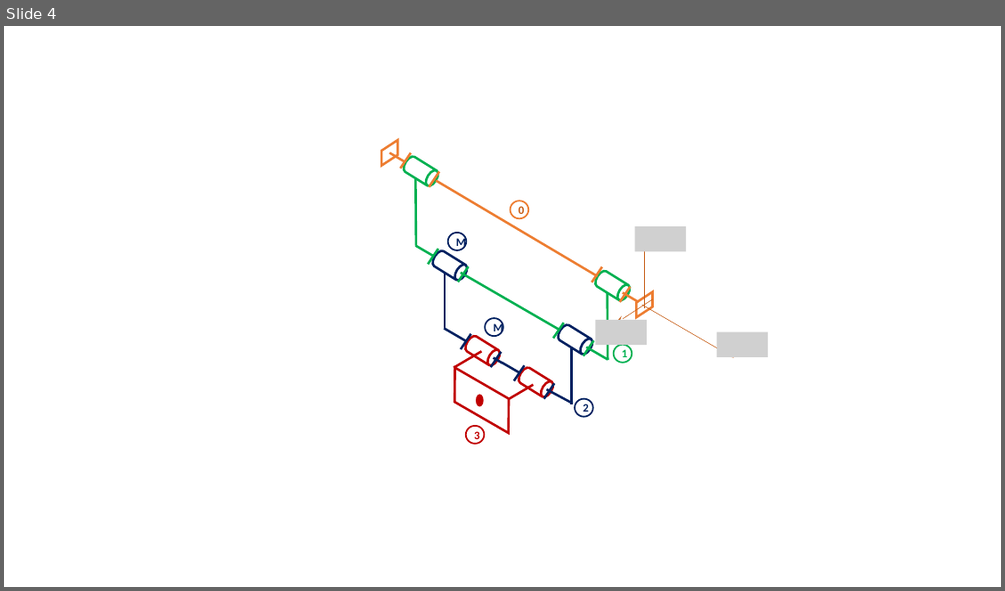
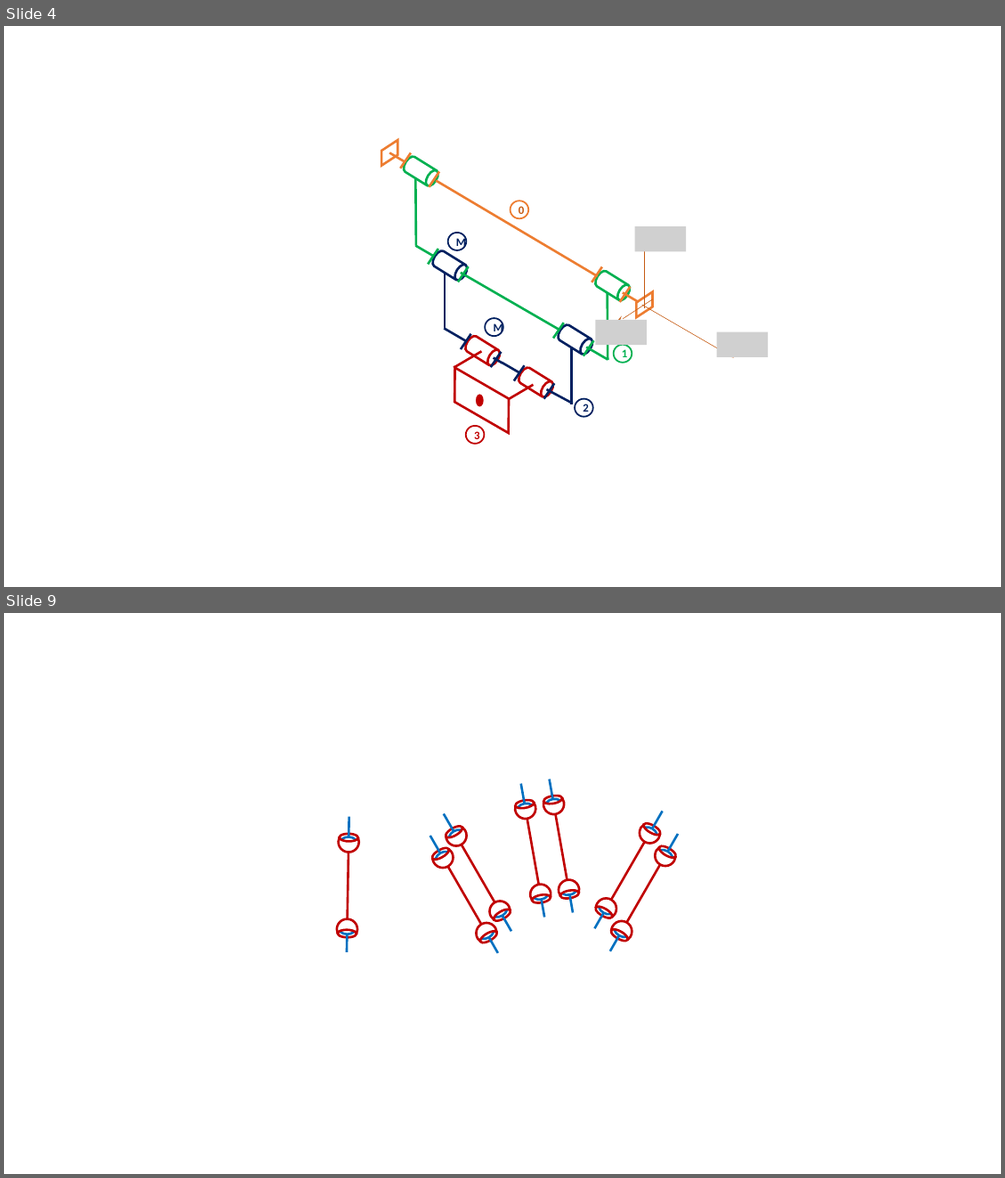
Before and after one commit to xpessoles/TP_Sujets, a slide deck: Figures.pptx. Shown one above the other, each under a label of ours: slide 4 before the commit, slides 4 and 9 after it; the slides between them are not shown. The pictures are 1005x591 and 1005x1178 pixels, drawn with LibreOffice and Linux fonts; fonts in the diff are those of the drawing; grey boxes stand for pictures; background and template pictures are left out. Boxes give left, top, right and bottom in pixels: in the first picture for what was removed or moved away, otherwise in the second. Text is boxed around its words. In the diff, an @@ line names an element or a change of style, - is before the commit and + after.

```diff
--- a/Figures.pptx
+++ b/Figures.pptx
@@ slide 9 added at [4,613,1001,1174], background #FFFFFF; not listed: 1 template element that a slide beside it also shows @@
@@ group added at [513,784,553,917]: 4 arc (boxed as its full ellipse)s, 3 lines, 2 ellipses @@
@@ group added at [542,779,582,913]: 4 arc (boxed as its full ellipse)s, 3 lines, 2 ellipses @@
@@ group added at [442,813,514,931]: 4 arc (boxed as its full ellipse)s, 3 lines, 2 ellipses @@
@@ group added at [591,811,664,929]: 4 arc (boxed as its full ellipse)s, 3 lines, 2 ellipses @@
@@ group added at [337,817,359,952]: 4 arc (boxed as its full ellipse)s, 3 lines, 2 ellipses @@
@@ group added at [429,835,501,953]: 4 arc (boxed as its full ellipse)s, 3 lines, 2 ellipses @@
@@ group added at [607,834,680,951]: 4 arc (boxed as its full ellipse)s, 3 lines, 2 ellipses @@
```
Also in this commit, not shown: 1 slide changed, 4 other slides added, 1 slide removed, 3 other files.
